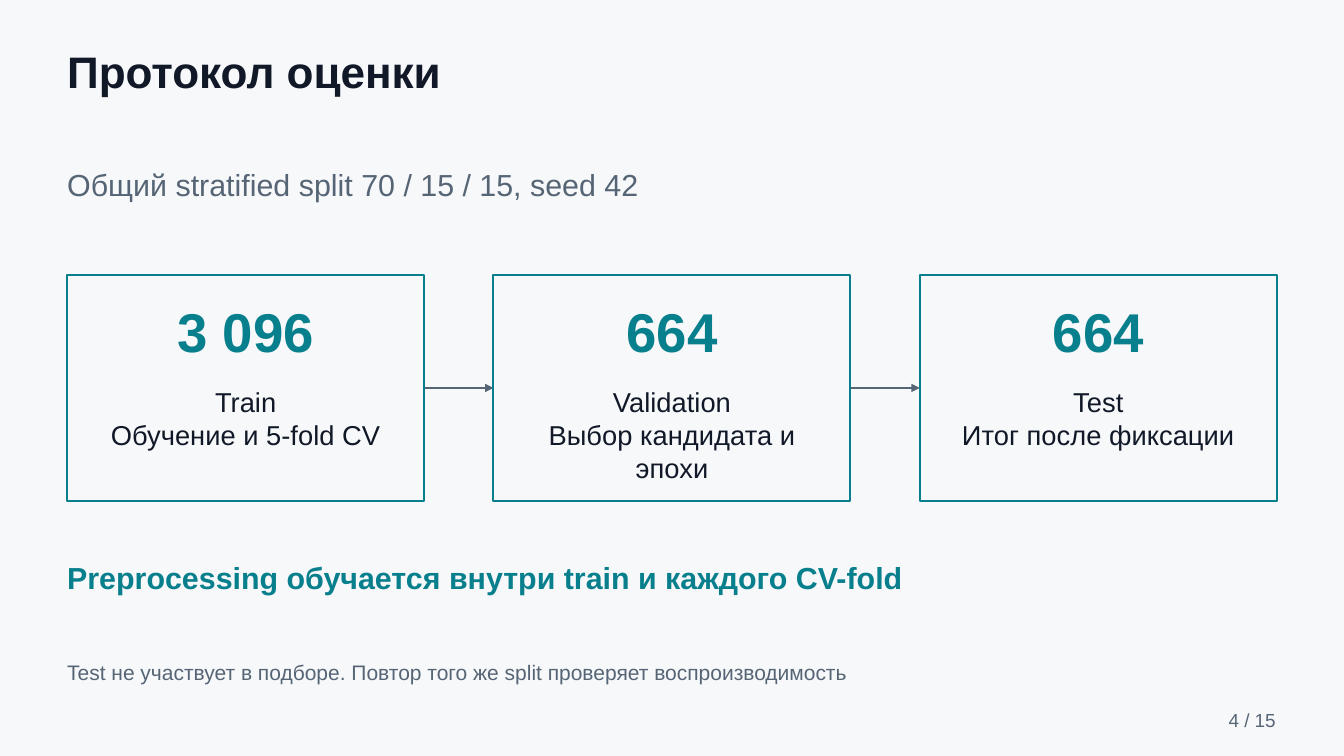
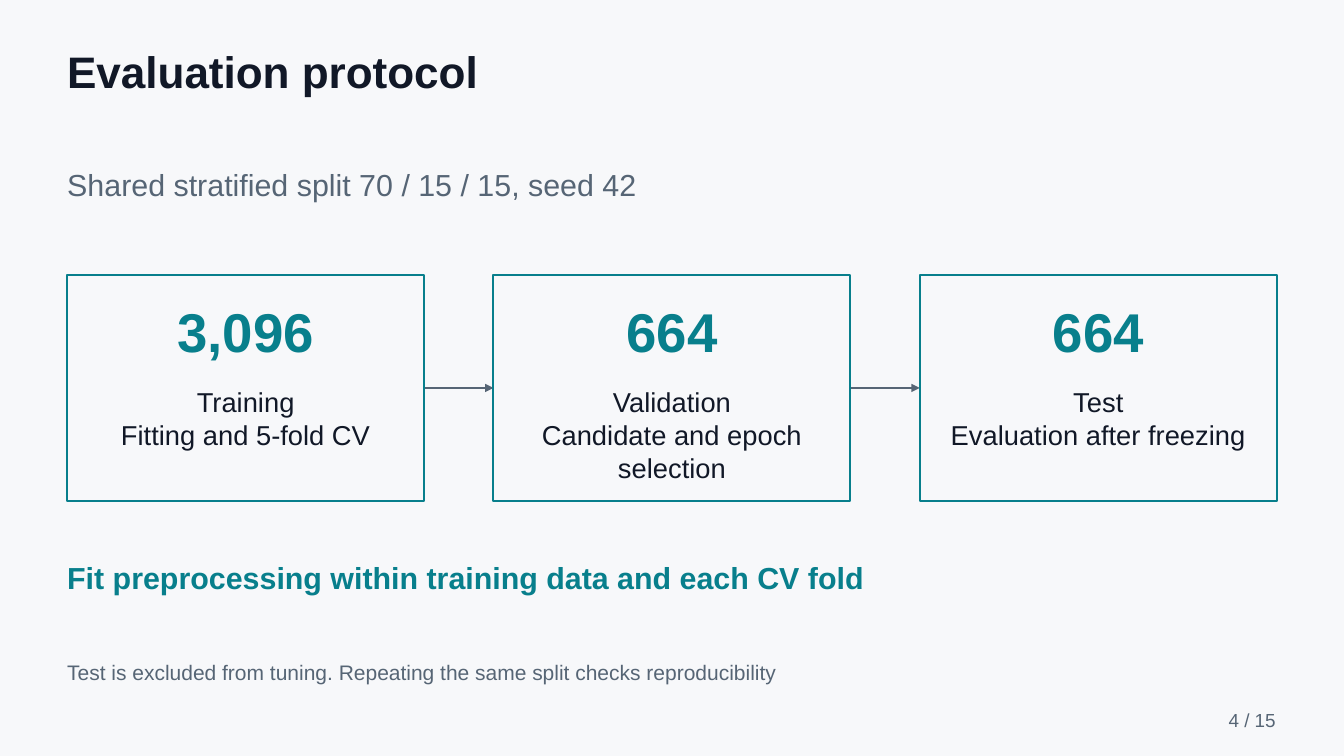
Before and after one commit to ansarchik17/machine_learning_final, a slide deck: slide 4 of output/presentation/student_outcomes_presentation.pptx. Drawn at 1344x756 pixels with LibreOffice and Linux fonts; fonts in the diff are those of the drawing. Boxes give left, top, right and bottom in pixels: in the first picture for what was removed or moved away, otherwise in the second. Text is boxed around its words. In the diff, an @@ line names an element or a change of style, - is before the commit and + after.

```diff
--- a/output/presentation/student_outcomes_presentation.pptx
+++ b/output/presentation/student_outcomes_presentation.pptx
@@ text at bbox=[67, 56, 478, 96]: text changed @@
-Протокол оценки
+Evaluation protocol
@@ text at bbox=[67, 174, 636, 202]: text changed @@
-Общий stratified split 70 / 15 / 15, seed 42
+Shared stratified split 70 / 15 / 15, seed 42
@@ text at bbox=[177, 314, 314, 361]: text changed @@
-3 096
+3,096
@@ text at bbox=[121, 392, 370, 450]: text changed @@
-Train
-Обучение и 5-fold CV
+Training
+Fitting and 5-fold CV
@@ text at bbox=[542, 425, 801, 479]: text changed @@
-Выбор кандидата и эпохи
+Candidate and epoch selection
@@ text at bbox=[951, 425, 1245, 450]: text changed @@
-Итог после фиксации
+Evaluation after freezing
@@ text at bbox=[67, 567, 864, 594]: text changed @@
-Preprocessing обучается внутри train и каждого CV-fold
+Fit preprocessing within training data and each CV fold
@@ text at bbox=[67, 665, 775, 684]: text changed @@
-Test не участвует в подборе. Повтор того же split проверяет воспроизводимость
+Test is excluded from tuning. Repeating the same split checks reproducibility
```
Also in this commit, not shown: 13 other slides changed, 1 slide added, 1 slide removed, 21 other files.
